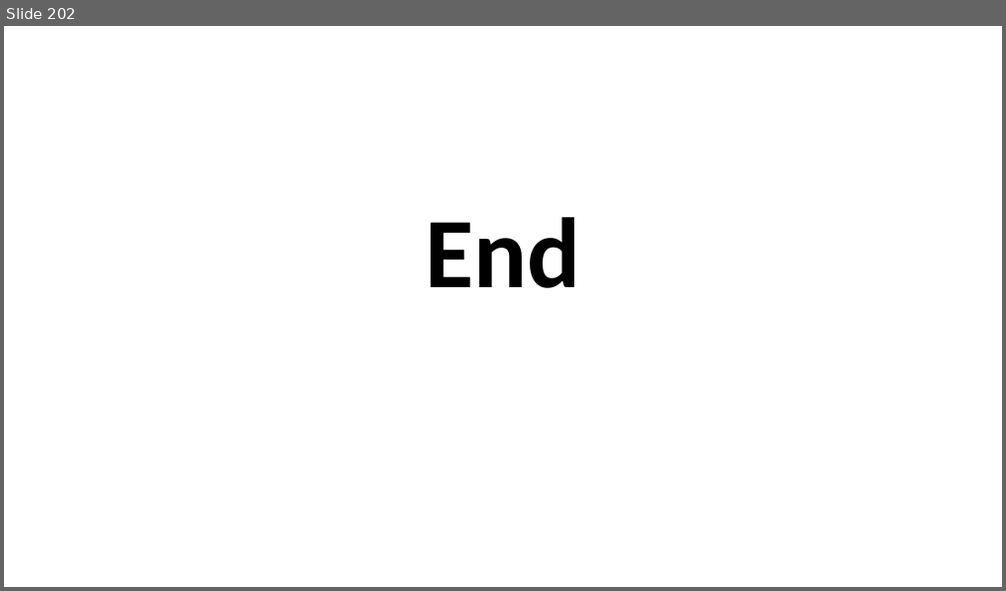
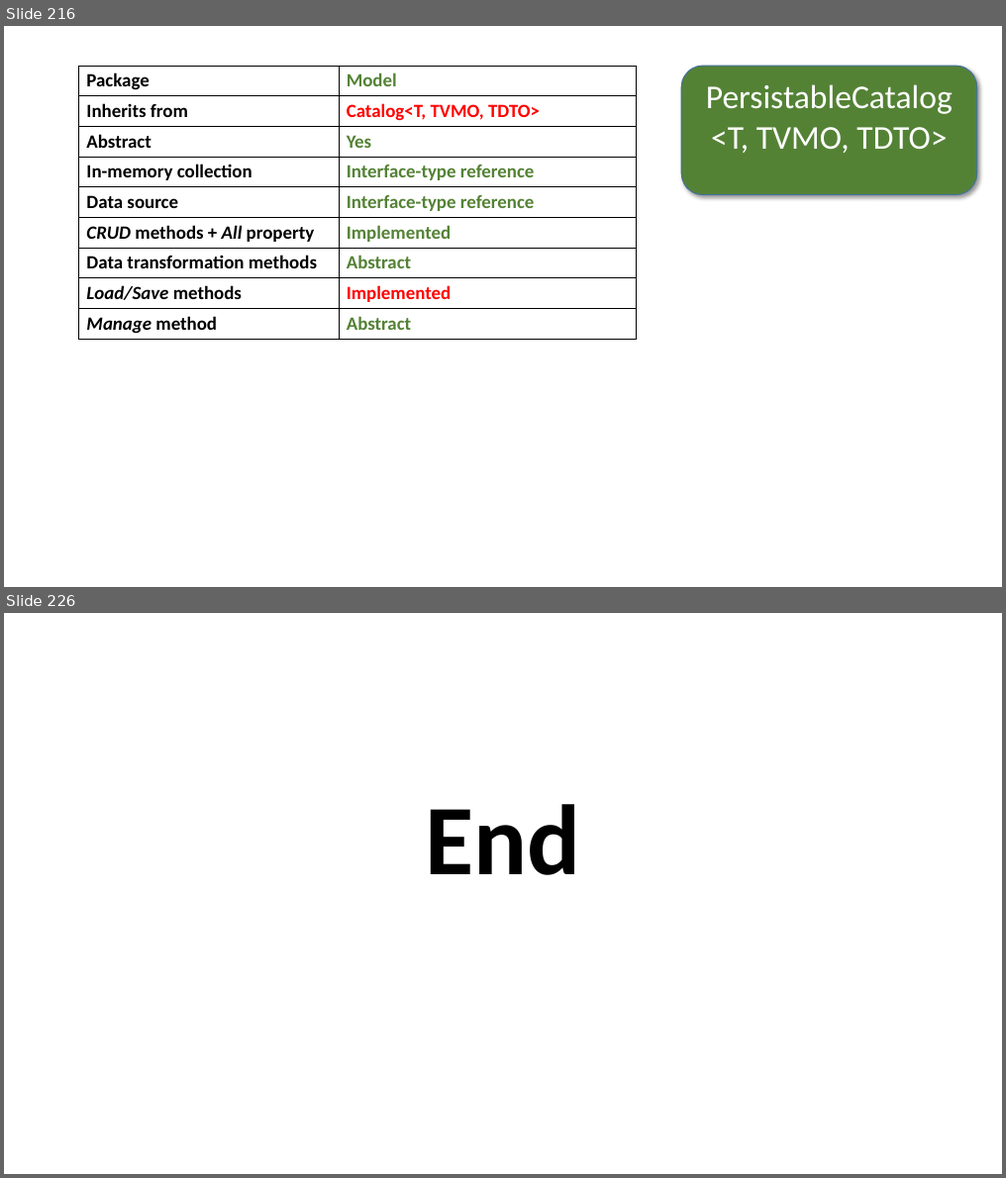
Before and after one commit to perl-easj/Teaching-materials, a slide deck: MVVMStarterDocumentation/MVVMStarter Class Library.pptx. Shown one above the other, each under a label of ours: slide 202 before the commit, slides 216 and 226 after it; the slides between them are not shown. The pictures are 1006x591 and 1006x1178 pixels, drawn with LibreOffice and Linux fonts; fonts in the diff are those of the drawing. Boxes give left, top, right and bottom in pixels: in the first picture for what was removed or moved away, otherwise in the second. Text is boxed around its words. In the diff, an @@ line names an element or a change of style, - is before the commit and + after.

Commit message:
Updated presentation with sections on Domain, Catalog and ViewModel classes
Updated presentation with sections on Domain, Catalog and ViewModel
classes

```diff
--- a/MVVMStarterDocumentation/MVVMStarter Class Library.pptx
+++ b/MVVMStarterDocumentation/MVVMStarter Class Library.pptx
@@ slide 216 added at box(4, 26, 1002, 587), background #FFFFFF @@
@@ table added at box(79, 66, 636, 339), 9 rows, 2 columns @@
+Package | Model
+Inherits from | Catalog<T, TVMO, TDTO>
+Abstract | Yes
+In-memory collection | Interface-type reference
+Data source | Interface-type reference
+CRUD methods + All property | Implemented
+Data transformation methods | Abstract
+Load/Save methods | Implemented
+Manage method | Abstract
@@ rounded rectangle added at box(681, 66, 977, 195), fill #548235, outline #43739E 1 pt, 32 pt, text #FFFFFF @@
+PersistableCatalog
+<T, TVMO, TDTO>
@@ what was slide 202 is now slide 226 @@
```
Also in this commit, not shown: 1 slide changed, 23 other slides added, 1 other file.
